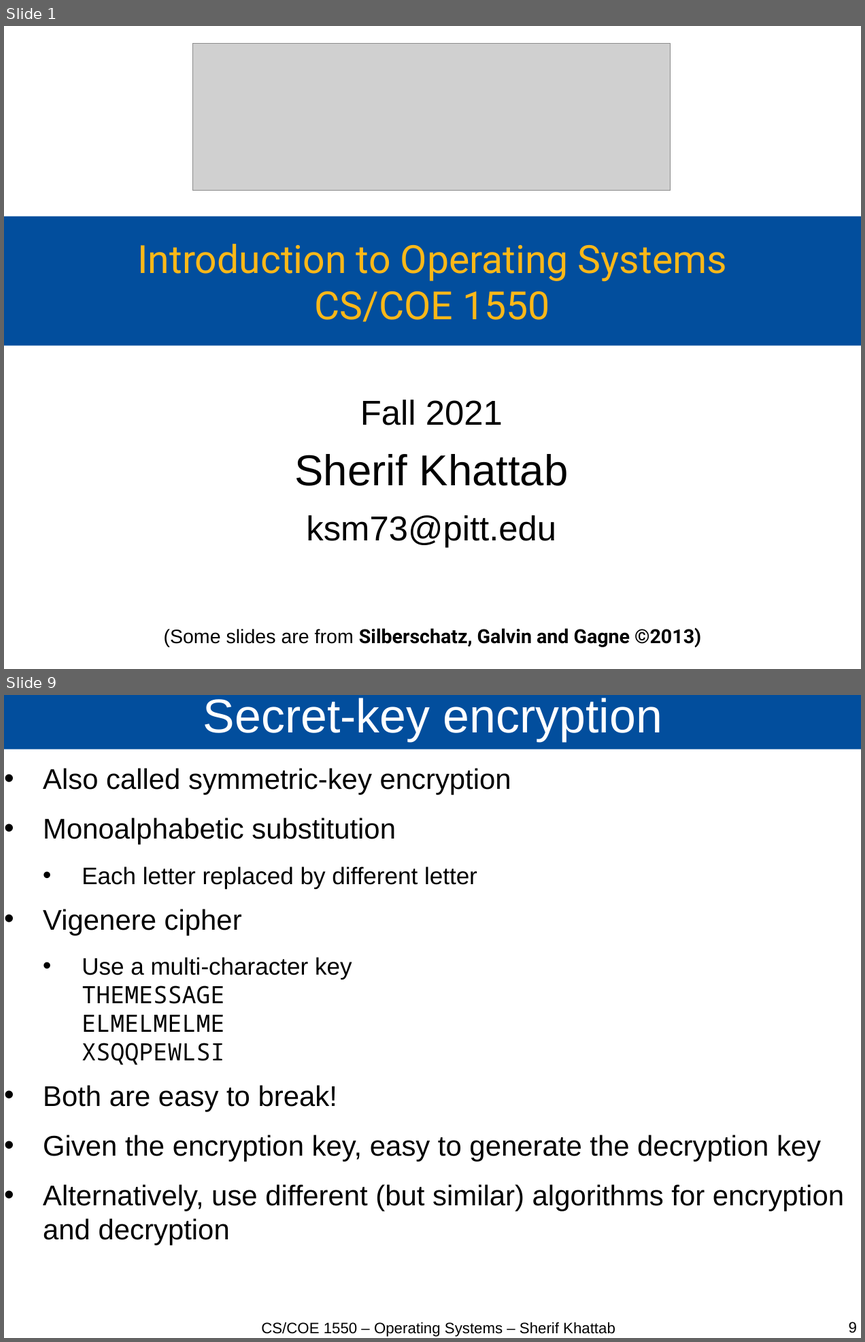
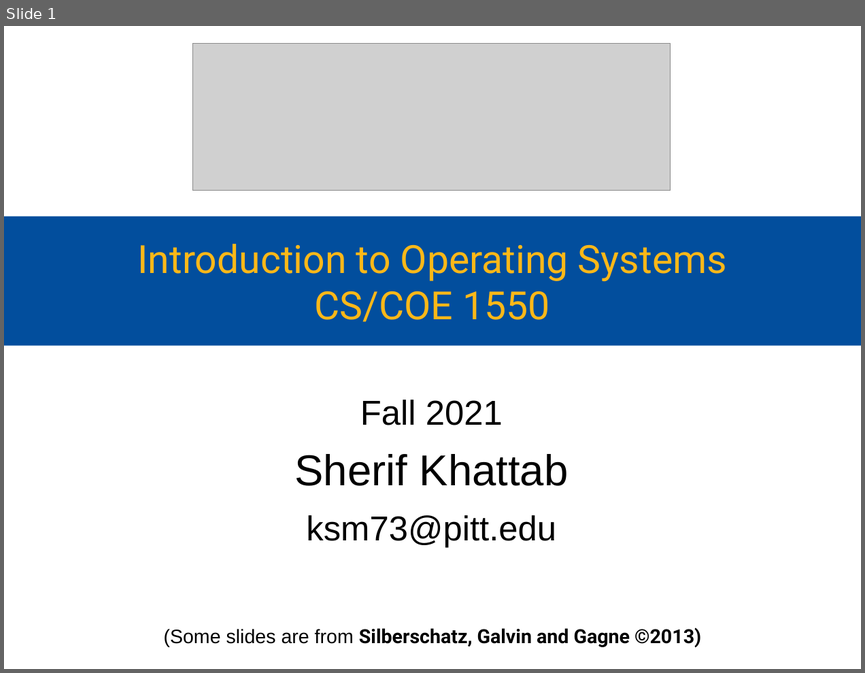
Before and after one commit to cs1550-2224/cs1550-code-handouts, a slide deck: DraftSlides/Lecture27.pptx. Shown one above the other, each under a label of ours: slides 1 and 9 before the commit, slide 1 after it; the slides between them are not shown. The pictures are 865x1342 and 865x673 pixels, drawn with LibreOffice and Linux fonts; fonts in the diff are those of the drawing; grey boxes stand for pictures. Boxes give left, top, right and bottom in pixels: in the first picture for what was removed or moved away, otherwise in the second. Text is boxed around its words. In the diff, an @@ line names an element or a change of style, - is before the commit and + after.

```diff
--- a/DraftSlides/Lecture27.pptx
+++ b/DraftSlides/Lecture27.pptx
@@ slide 9 removed at [4,695,861,1338], background #FFFFFF @@
@@ title removed at [4,695,861,749] @@
-Secret-key encryption
@@ text removed at [43,768,844,1245] @@
-• Also called symmetric-key encryption
-• Monoalphabetic substitution
-  • Each letter replaced by different letter
-• Vigenere cipher
-  • Use a multi-character key
-    THEMESSAGE
-    ELMELMELME
-    XSQQPEWLSI
-• Both are easy to break!
-• Given the encryption key, easy to generate the decryption key
-• Alternatively, use different (but similar) algorithms for encryption and decryption
@@ text removed at [261,1322,615,1336] @@
-CS/COE 1550 – Operating Systems – Sherif Khattab
@@ page number removed at [849,1321,857,1333] @@
-9
```
Also in this commit, not shown: 48 other slides removed, 3 other files.
